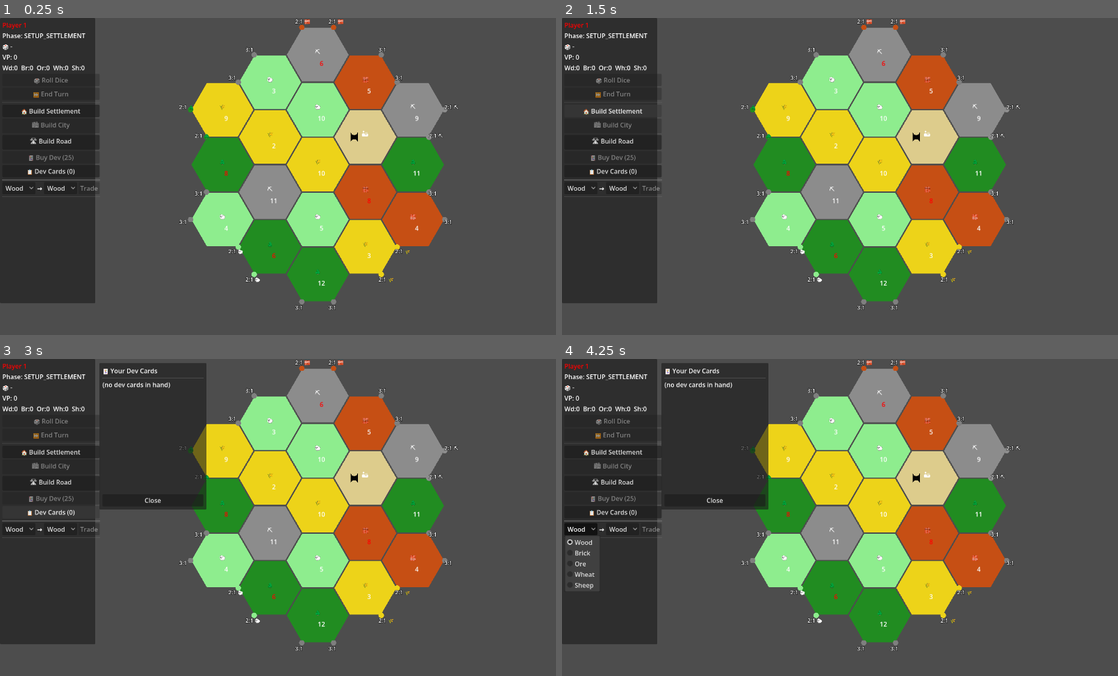
Above: before the commit, frames 1-4 (two rows, left to right).
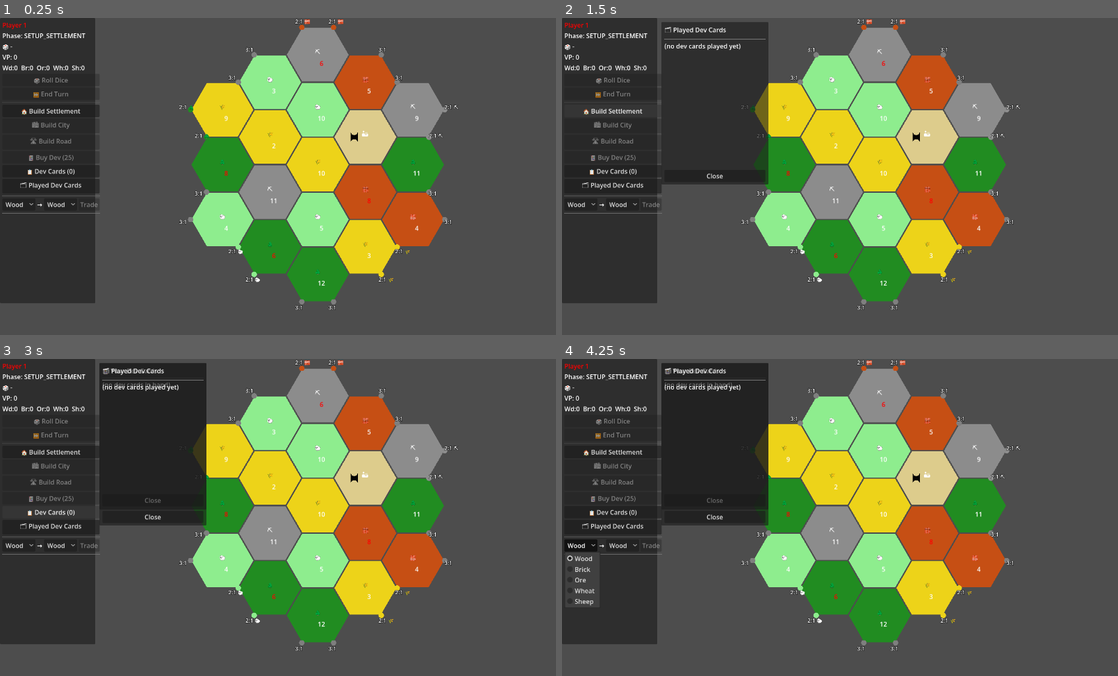
Above: after the commit, the same moments.

Repository: Francesco-Grossi/catan
Game: Godot game, scene res://scenes/Main.tscn
Two runs of this game, one before a commit and one after it. Both use one fixed random seed, a clock stepped at 60 frames per second and the inputs below.
Inputs (mouse positions are in pixels of both pictures, inside the frame that each line leads up to):
- Up to frame 1 (0.25 s): no input
- Up to frame 2 (1.5 s): click (612, 186) at 0.5 s, where only the run after the commit has a clickable "🗂 Played Dev Cards"; click "🏠 Build Settlement" at 1.25 s
- Up to frame 3 (3 s): click (50, 482) at 2 s, where only the run before the commit has a clickable "🛣 Build Road"; click "📋 Dev Cards (0)" at 2.75 s
- Up to frame 4 (4.25 s): click "Wood" at 3.5 s

The runs differ from the first frame. In frame 1, 0.4% of the frame differs, in the area x 0-18%, y 37-62%; in frame 2, 10%, in the area x 0-38%, y 1-62%; in frame 3, 2.1%; in frame 4, 2.5%.

Commit message:
fixed city build and better UI for dev card

Diff:
--- a/autoload/GameManager.gd
+++ b/autoload/GameManager.gd
@@ -199,8 +199,9 @@
 	if not can_afford(player_idx, "city"):
 		log_message.emit("Player %d cannot afford a city" % (player_idx + 1))
 		return false
-	if vertex.building_owner != player_idx or vertex.building != Building.SETTLEMENT:
-		log_message.emit("Player %d: must click your own settlement to upgrade" % (player_idx + 1))
+	# building == 1 means SETTLEMENT (raw int, avoids enum comparison issues)
+	if vertex.building_owner != player_idx or vertex.building != 1:
+		log_message.emit("Player %d: click one of your own settlements to upgrade" % (player_idx + 1))
 		return false
 	spend(player_idx, "city")
 	vertex.upgrade_to_city()
@@ -237,9 +238,17 @@
 		return false
 	spend(player_idx, "dev_card")
 	var card: String = dev_card_deck.pop_back()
-	players[player_idx].dev_cards.append(card)
-	resources_changed.emit(player_idx)
-	log_message.emit("Player %d bought a dev card: %s" % [player_idx + 1, card])
+	# Victory point cards score immediately and are never added to playable hand
+	if card == "victory_point":
+		players[player_idx].victory_points += 1
+		players[player_idx].victory_point_cards += 1
+		resources_changed.emit(player_idx)
+		log_message.emit("Player %d drew a Victory Point card! (%d VP total)" % [player_idx + 1, players[player_idx].victory_points])
+		_check_victory()
+	else:
+		players[player_idx].dev_cards.append(card)
+		resources_changed.emit(player_idx)
+		log_message.emit("Player %d bought a dev card" % (player_idx + 1))
 	return true
 
 func play_dev_card(player_idx: int, card: String) -> bool:
@@ -249,6 +258,7 @@
 	if not p.dev_cards.has(card):
 		return false
 	p.dev_cards.erase(card)
+	p.played_dev_cards.append(card)
 	resources_changed.emit(player_idx)
 	match card:
 		"knight":
@@ -258,11 +268,6 @@
 			current_phase = Phase.MOVE_ROBBER
 			phase_changed.emit(current_phase)
 			robber_placement_required.emit()
-		"victory_point":
-			p.victory_points += 1
-			resources_changed.emit(player_idx)
-			log_message.emit("Player %d played a Victory Point card!" % (player_idx + 1))
-			_check_victory()
 		"road_building":
 			p.free_roads += 2
 			resources_changed.emit(player_idx)
@@ -437,44 +442,84 @@
 	return 4
 
 func _update_longest_road() -> void:
+	# Find who currently holds longest road (if anyone)
+	var current_holder := -1
+	for i in players.size():
+		if players[i].has_longest_road:
+			current_holder = i
+			break
+
+	# Calculate all lengths
+	for i in players.size():
+		players[i].longest_road_length = _calculate_longest_road(i)
+
+	# Find the best length among all players
+	var best_length := 0
 	var best_player := -1
-	var best_length := 4
-	for i in players.size():
-		var length := _calculate_longest_road(i)
-		players[i].longest_road_length = length
-		if length > best_length:
-			best_length = length
+	for i in players.size():
+		if players[i].longest_road_length > best_length:
+			best_length = players[i].longest_road_length
 			best_player = i
-	for i in players.size():
-		if players[i].has_longest_road and i != best_player:
-			players[i].has_longest_road = false
-			players[i].victory_points -= 2
-			resources_changed.emit(i)
-			log_message.emit("Player %d lost Longest Road!" % (i + 1))
-	if best_player >= 0 and not players[best_player].has_longest_road:
+
+	# Minimum 5 roads to claim
+	if best_length < 5:
+		return
+
+	if current_holder == -1:
+		# Nobody holds it yet — first to reach 5 claims it
 		players[best_player].has_longest_road = true
 		players[best_player].victory_points += 2
 		resources_changed.emit(best_player)
-		log_message.emit("🛣️ Player %d has Longest Road! (length %d)" % [best_player + 1, best_length])
+		log_message.emit("🛣️ Player %d claims Longest Road! (length %d)" % [best_player + 1, best_length])
+	elif best_player != current_holder:
+		# Only transfer if the new player's length is STRICTLY GREATER than holder's
+		if players[best_player].longest_road_length > players[current_holder].longest_road_length:
+			players[current_holder].has_longest_road = false
+			players[current_holder].victory_points -= 2
+			resources_changed.emit(current_holder)
+			log_message.emit("Player %d lost Longest Road!" % (current_holder + 1))
+			players[best_player].has_longest_road = true
+			players[best_player].victory_points += 2
+			resources_changed.emit(best_player)
+			log_message.emit("🛣️ Player %d takes Longest Road! (length %d)" % [best_player + 1, best_length])
 
 func _update_largest_army() -> void:
+	# Find who currently holds largest army (if anyone)
+	var current_holder := -1
+	for i in players.size():
+		if players[i].has_largest_army:
+			current_holder = i
+			break
+
+	# Find the player with the most knights
+	var best_knights := 0
 	var best_player := -1
-	var best_knights := 2
 	for i in players.size():
 		if players[i].knights_played > best_knights:
 			best_knights = players[i].knights_played
 			best_player = i
-	for i in players.size():
-		if players[i].has_largest_army and i != best_player:
-			players[i].has_largest_army = false
-			players[i].victory_points -= 2
-			resources_changed.emit(i)
-			log_message.emit("Player %d lost Largest Army!" % (i + 1))
-	if best_player >= 0 and not players[best_player].has_largest_army:
+
+	# Minimum 3 knights to claim
+	if best_knights < 3:
+		return
+
+	if current_holder == -1:
+		# Nobody holds it yet — first to reach 3 claims it
 		players[best_player].has_largest_army = true
 		players[best_player].victory_points += 2
 		resources_changed.emit(best_player)
-		log_message.emit("⚔️ Player %d has Largest Army! (%d knights)" % [best_player + 1, best_knights])
+		log_message.emit("⚔️ Player %d claims Largest Army! (%d knights)" % [best_player + 1, best_knights])
+	elif best_player != current_holder:
+		# Only transfer if the new player's count is STRICTLY GREATER than holder's
+		if players[best_player].knights_played > players[current_holder].knights_played:
+			players[current_holder].has_largest_army = false
+			players[current_holder].victory_points -= 2
+			resources_changed.emit(current_holder)
+			log_message.emit("Player %d lost Largest Army!" % (current_holder + 1))
+			players[best_player].has_largest_army = true
+			players[best_player].victory_points += 2
+			resources_changed.emit(best_player)
+			log_message.emit("⚔️ Player %d takes Largest Army! (%d knights)" % [best_player + 1, best_knights])
 
 func _calculate_longest_road(player_idx: int) -> int:
 	var player_edges: Array = []
--- a/resources/PlayerData.gd
+++ b/resources/PlayerData.gd
@@ -5,16 +5,18 @@
 var color: Color = Color.WHITE
 var resources: Dictionary = {}
 var dev_cards: Array[String] = []
+var played_dev_cards: Array[String] = []   # history of all cards played
 var victory_points: int = 0
+var victory_point_cards: int = 0   # VP cards scored immediately on draw
 var settlements: int = 0
 var cities: int = 0
 var roads: int = 0
+var free_roads: int = 0
 var longest_road_length: int = 0
 var has_longest_road: bool = false
 var has_largest_army: bool = false
 var knights_played: int = 0
 var road_building_roads_left: int = 0
-var free_roads: int = 0
 
 func total_resources() -> int:
 	var total := 0
--- a/scenes/UI.gd
+++ b/scenes/UI.gd
@@ -48,6 +48,12 @@
 @onready var steal_label: Label            = $StealPanel/VBox/LblSteal
 @onready var steal_list: VBoxContainer     = $StealPanel/VBox/StealList
 
+# Played dev cards panel
+@onready var played_dev_panel: Panel          = $PlayedDevPanel
+@onready var played_dev_list: VBoxContainer   = $PlayedDevPanel/VBox/PlayedList
+@onready var btn_close_played_dev: Button     = $PlayedDevPanel/VBox/BtnClose
+@onready var btn_view_played_dev: Button      = $Panel/VBox/BtnViewPlayedDev
+
 var _pending_action: String = ""
 var _discard_selections: Dictionary = {}   # ResType → SpinBox
 
@@ -74,6 +80,8 @@
 	btn_confirm_discard.pressed.connect(_on_confirm_discard)
 	btn_yop_confirm.pressed.connect(_on_yop_confirm)
 	btn_monopoly_confirm.pressed.connect(_on_monopoly_confirm)
+	btn_view_played_dev.pressed.connect(_open_played_dev_panel)
+	btn_close_played_dev.pressed.connect(func(): played_dev_panel.visible = false)
 
 	_populate_trade_options()
 	_populate_res_options([yop_res1, yop_res2, monopoly_res])
@@ -83,6 +91,7 @@
 	yop_panel.visible = false
 	monopoly_panel.visible = false
 	steal_panel.visible = false
+	played_dev_panel.visible = false
 	lbl_robber_prompt.visible = false
 
 	for v in GameManager.vertices:
@@ -135,18 +144,29 @@
 	btn_dev.text = "🃏 Buy Dev (%d)" % GameManager.dev_card_deck.size()
 	btn_view_dev_cards.text = "📋 Dev Cards (%d)" % p.dev_cards.size()
 
-	var in_roll  : bool = GameManager.current_phase == GameManager.Phase.ROLL
-	var in_build : bool = GameManager.current_phase == GameManager.Phase.BUILD
-	var in_setup : bool = GameManager._is_setup_phase()
-	var in_robber: bool = GameManager.current_phase == GameManager.Phase.MOVE_ROBBER
+	var in_roll         : bool = GameManager.current_phase == GameManager.Phase.ROLL
+	var in_build        : bool = GameManager.current_phase == GameManager.Phase.BUILD
+	var in_setup_s      : bool = GameManager.current_phase == GameManager.Phase.SETUP_SETTLEMENT
+	var in_setup_r      : bool = GameManager.current_phase == GameManager.Phase.SETUP_ROAD
+	var in_setup        : bool = in_setup_s or in_setup_r
+	var in_robber       : bool = GameManager.current_phase == GameManager.Phase.MOVE_ROBBER
 
 	btn_roll.disabled       = not in_roll
 	btn_end.disabled        = not in_build
-	btn_settlement.disabled = not (in_build or in_setup)
+	btn_settlement.disabled = not (in_build or in_setup_s)
 	btn_city.disabled       = not in_build
-	btn_road.disabled       = not (in_build or in_setup)
+	btn_road.disabled       = not (in_build or in_setup_r)
 	btn_dev.disabled        = not in_build
 	btn_trade.disabled      = not in_build
+
+	# During setup, auto-set the pending action so player doesn't need to click the button
+	if in_setup_s and _pending_action != "settlement":
+		_pending_action = "settlement"
+	elif in_setup_r and _pending_action != "road":
+		_pending_action = "road"
+	elif not in_setup:
+		# Outside setup, clear any auto-set pending action only if it was auto-set
+		pass
 
 	lbl_robber_prompt.visible = in_robber
 
@@ -348,3 +368,45 @@
 		)
 		steal_list.add_child(btn)
 	steal_panel.visible = true
+
+func _open_played_dev_panel() -> void:
+	for child in played_dev_list.get_children():
+		child.queue_free()
+
+	var card_labels: Dictionary = {
+		"knight":         "⚔️ Knight",
+		"road_building":  "🛤️ Road Building",
+		"year_of_plenty": "🌟 Year of Plenty",
+		"monopoly":       "💰 Monopoly",
+	}
+
+	var any := false
+	for i in GameManager.players.size():
+		var p := GameManager.players[i]
+		if p.played_dev_cards.is_empty() and p.victory_point_cards == 0:
+			continue
+		any = true
+		var header := Label.new()
+		header.text = "── Player %d ──" % (i + 1)
+		header.add_theme_color_override("font_color", p.color)
+		played_dev_list.add_child(header)
+
+		var counts: Dictionary = {}
+		for card in p.played_dev_cards:
+			counts[card] = counts.get(card, 0) + 1
+		if p.victory_point_cards > 0:
+			counts["victory_point"] = p.victory_point_cards
+
+		for card in counts:
+			var lbl := Label.new()
+			var label: String = "🏆 Victory Point" if card == "victory_point" \
+				else card_labels.get(card, card)
+			lbl.text = "  %s ×%d" % [label, counts[card]]
+			played_dev_list.add_child(lbl)
+
+	if not any:
+		var lbl := Label.new()
+		lbl.text = "(no dev cards played yet)"
+		played_dev_list.add_child(lbl)
+
+	played_dev_panel.visible = true
--- a/scenes/UI.tscn
+++ b/scenes/UI.tscn
@@ -76,6 +76,10 @@
 layout_mode = 2
 text = "📋 Dev Cards (0)"
 
+[node name="BtnViewPlayedDev" type="Button" parent="Panel/VBox" unique_id=100000006]
+layout_mode = 2
+text = "🗂 Played Dev Cards"
+
 [node name="HSep1" type="HSeparator" parent="Panel/VBox" unique_id=100000004]
 layout_mode = 2
 
@@ -257,3 +261,32 @@
 [node name="StealList" type="VBoxContainer" parent="StealPanel/VBox" unique_id=900000004]
 layout_mode = 2
 size_flags_vertical = 3
+
+[node name="PlayedDevPanel" type="Panel" parent="." unique_id=950000001]
+visible = false
+offset_left = 250.0
+offset_top = 10.0
+offset_right = 520.0
+offset_bottom = 420.0
+
+[node name="VBox" type="VBoxContainer" parent="PlayedDevPanel" unique_id=950000002]
+layout_mode = 0
+offset_left = 8.0
+offset_top = 8.0
+offset_right = 262.0
+offset_bottom = 404.0
+
+[node name="LblTitle" type="Label" parent="PlayedDevPanel/VBox" unique_id=950000003]
+layout_mode = 2
+text = "🗂 Played Dev Cards"
+
+[node name="HSep" type="HSeparator" parent="PlayedDevPanel/VBox" unique_id=950000004]
+layout_mode = 2
+
+[node name="PlayedList" type="VBoxContainer" parent="PlayedDevPanel/VBox" unique_id=950000005]
+layout_mode = 2
+size_flags_vertical = 3
+
+[node name="BtnClose" type="Button" parent="PlayedDevPanel/VBox" unique_id=950000006]
+layout_mode = 2
+text = "Close"
--- a/scenes/VertexPoint.gd
+++ b/scenes/VertexPoint.gd
@@ -8,7 +8,7 @@
 var adjacent_hexes: Array = []
 var port_type: int = -1
 
-@onready var sprite: ColorRect = $Sprite
+@onready var sprite: Polygon2D = $Sprite
 @onready var area: Area2D = $Area2D
 
 func _ready() -> void:
@@ -16,7 +16,7 @@
 	_refresh_visual()
 
 func can_place_settlement(player_idx: int) -> bool:
-	if building != 0:	# 0 = NONE
+	if building != 0:
 		return false
 	for edge in adjacent_edges:
 		for v in edge.vertex_nodes:
@@ -35,31 +35,46 @@
 
 func place_settlement(player_idx: int) -> void:
 	building_owner = player_idx
-	building = 1	# SETTLEMENT
+	building = 1
 	_refresh_visual()
 
 func upgrade_to_city() -> void:
-	building = 2	# CITY
+	building = 2
 	_refresh_visual()
 
 func _refresh_visual() -> void:
 	if not is_inside_tree():
 		return
+	var color := Color.WHITE
+	if building_owner >= 0 and not GameManager.players.is_empty():
+		color = GameManager.players[building_owner].color
+
 	match building:
-		0:	# NONE
+		0:  # NONE
 			sprite.visible = false
-		1:	# SETTLEMENT
+
+		1:  # SETTLEMENT — small square
 			sprite.visible = true
-			if building_owner >= 0 and not GameManager.players.is_empty():
-				sprite.color = GameManager.players[building_owner].color
-			sprite.size = Vector2(14.0, 14.0)
-			sprite.position = Vector2(-7.0, -7.0)
-		2:	# CITY
+			sprite.color = color
+			var s := 7.0
+			sprite.polygon = PackedVector2Array([
+				Vector2(-s, -s), Vector2(s, -s),
+				Vector2(s,  s),  Vector2(-s,  s)
+			])
+
+		2:  # CITY — house shape: rectangle base + triangle roof
 			sprite.visible = true
-			if building_owner >= 0 and not GameManager.players.is_empty():
-				sprite.color = GameManager.players[building_owner].color
-			sprite.size = Vector2(20.0, 20.0)
-			sprite.position = Vector2(-10.0, -10.0)
+			sprite.color = color
+			var bw := 9.0   # base half-width
+			var bh := 7.0   # base half-height
+			var rh := 9.0   # roof height above base top
+			sprite.polygon = PackedVector2Array([
+				Vector2(-bw,  bh),   # bottom-left
+				Vector2( bw,  bh),   # bottom-right
+				Vector2( bw, -bh),   # top-right of base
+				Vector2(  0, -bh - rh),  # roof peak
+				Vector2(-bw, -bh),   # top-left of base
+			])
 
 func _on_input_event(_viewport, event: InputEvent, _shape) -> void:
 	if event is InputEventMouseButton and event.pressed and \
--- a/scenes/VertexPoint.tscn
+++ b/scenes/VertexPoint.tscn
@@ -8,12 +8,8 @@
 [node name="VertexPoint" type="Node2D" unique_id=691741828]
 script = ExtResource("1_1tcul")
 
-[node name="Sprite" type="ColorRect" parent="." unique_id=860593452]
+[node name="Sprite" type="Polygon2D" parent="." unique_id=860593452]
 visible = false
-offset_left = -10.0
-offset_top = -10.0
-offset_right = 10.0
-offset_bottom = 10.0
 
 [node name="Area2D" type="Area2D" parent="." unique_id=1760075703]
 
